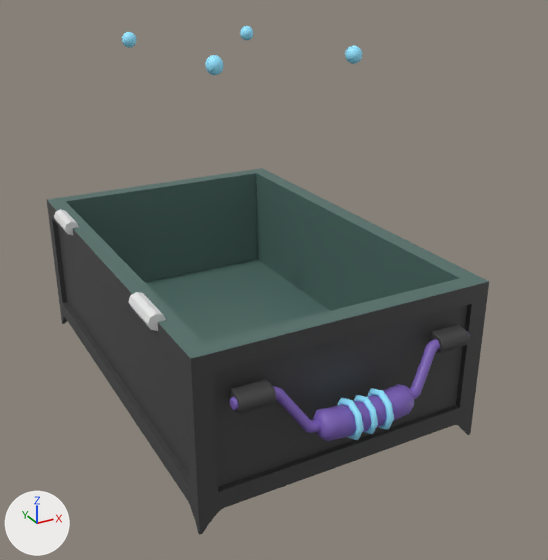
Before and after pictures for a commit that changed the Blender file Data/Blender/Shaina/Chest1.blend.
Rendered twice from a 50 mm lens placed at (-0.846, -1.75, 1.172), pointed at (0.059, -0.105, 0.349). Every picture has the same lights, and +X, +Y and +Z are marked at lower left.
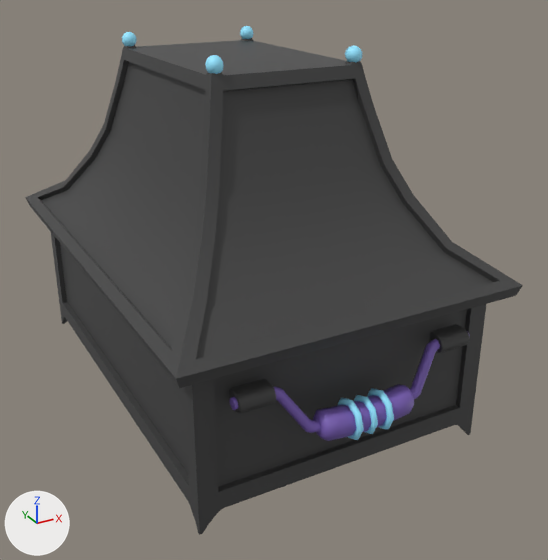
Changed parts and their boxes [x1, y1, x2, y2] in the pictures (548 x 560 px):
```json
{"object": "Cube.009", "change": "shown", "after": [25, 38, 523, 388]}
```

The change, as JSON lines over the scene's bpy script:
```json
{"op": "remove", "block": "ob_cube_009", "code": "ob_cube_009.hide_set(True)"}
```
